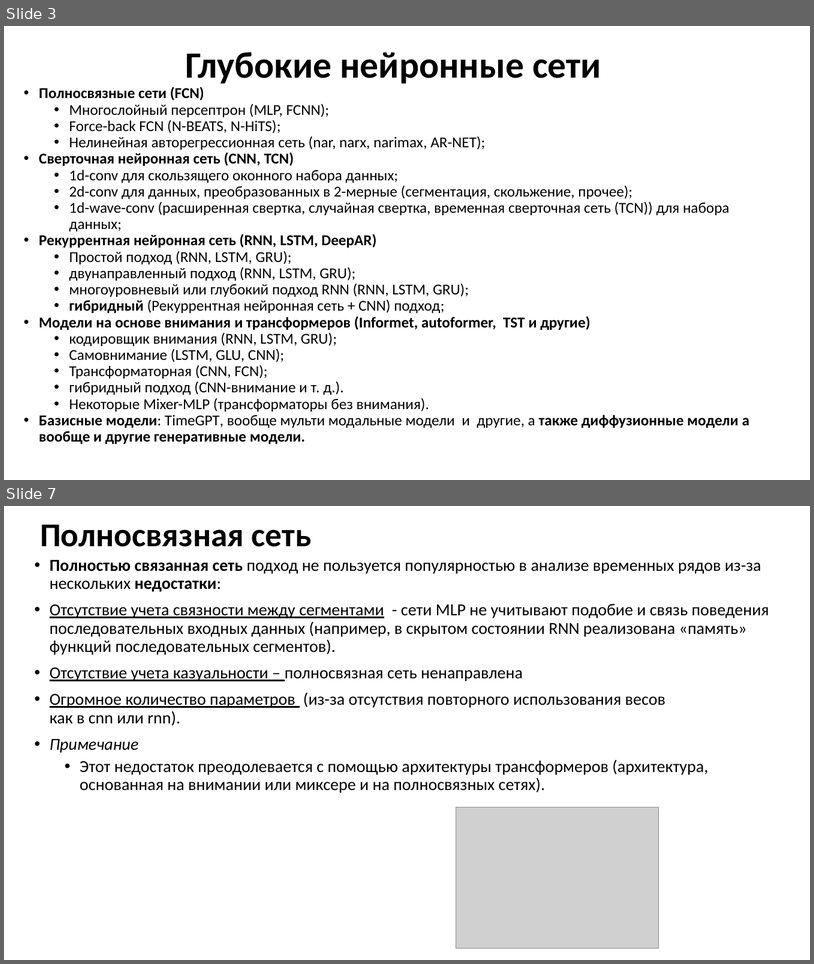
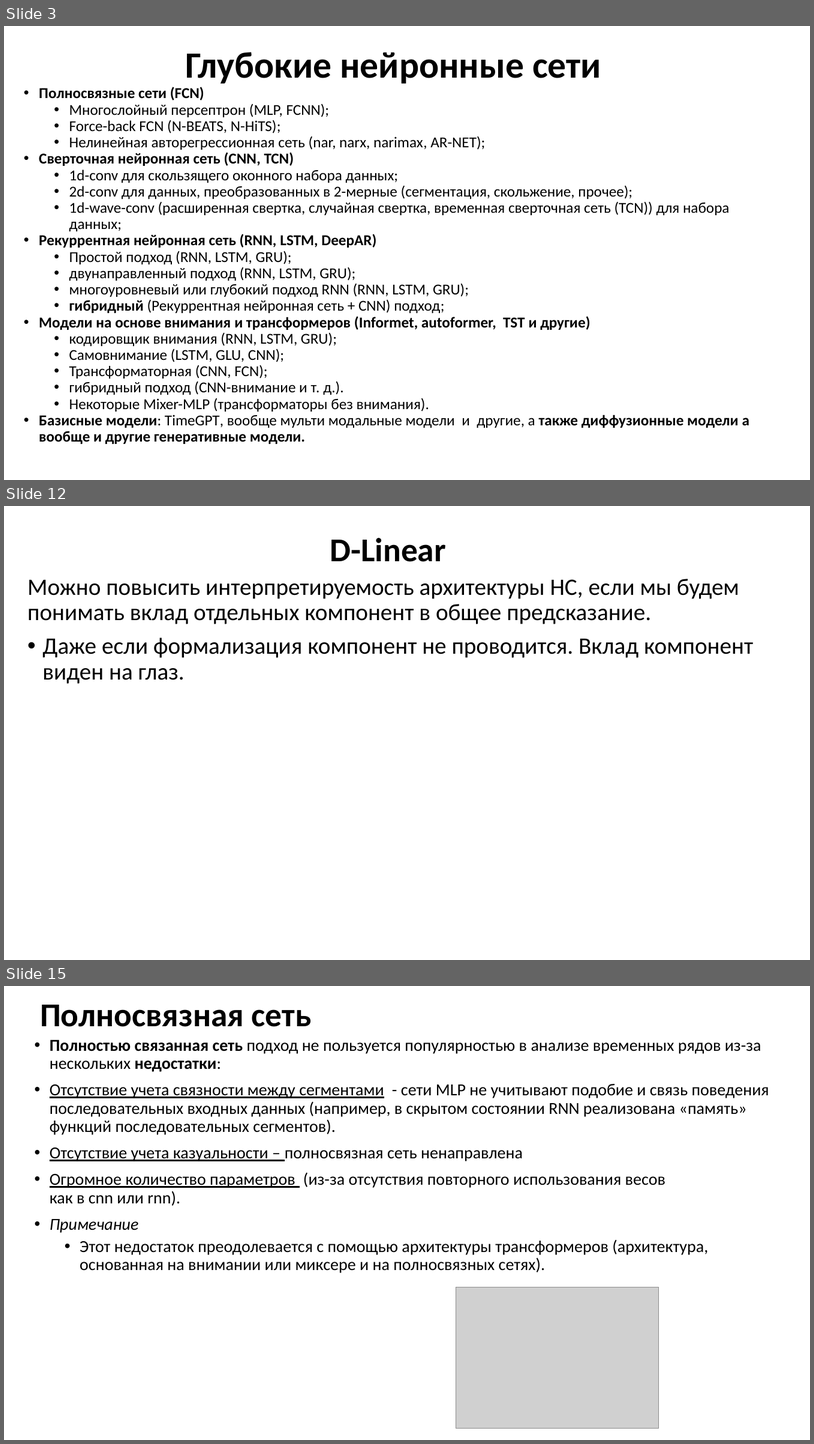
Before and after one commit to MVRonkin/TimeSeriesCourse, a slide deck: 2025/LEC/07 глубокое обучение нейронных сетей.pptx. Shown one above the other, each under a label of ours: slides 3 and 7 before the commit, slides 3, 12 and 15 after it; the slides between them are not shown. The pictures are 814x964 and 814x1444 pixels, drawn with LibreOffice and Linux fonts; fonts in the diff are those of the drawing; grey boxes stand for pictures. Boxes give left, top, right and bottom in pixels: in the first picture for what was removed or moved away, otherwise in the second. Text is boxed around its words. In the diff, an @@ line names an element or a change of style, - is before the commit and + after.

```diff
--- a/2025/LEC/07 глубокое обучение нейронных сетей.pptx
+++ b/2025/LEC/07 глубокое обучение нейронных сетей.pptx
@@ slide 12 added at (4,506,810,960), background #FFFFFF @@
@@ title added at (330,538,446,562), 39.6 pt, text #000000, bold @@
+D-Linear
@@ text added at (27,579,753,684), 28 pt, text #000000 @@
+Можно повысить интерпретируемость архитектуры НС, если мы будем понимать вклад отдельных компонент в общее предсказание.
+• Даже если формализация компонент не проводится. Вклад компонент виден на глаз.
@@ what was slide 7 is now slide 15 @@
```
Also in this commit, not shown: 1 slide changed, 10 other slides added, 1 slide removed, 4 other files.
